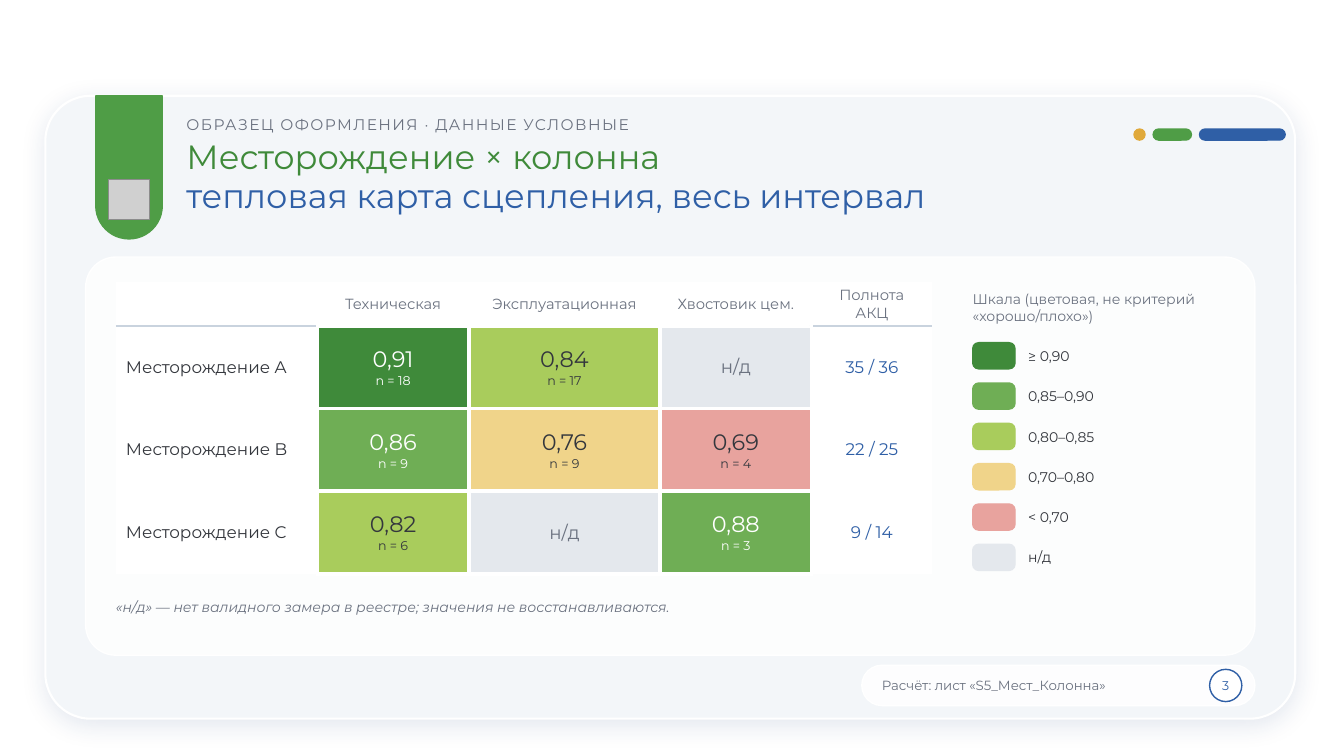
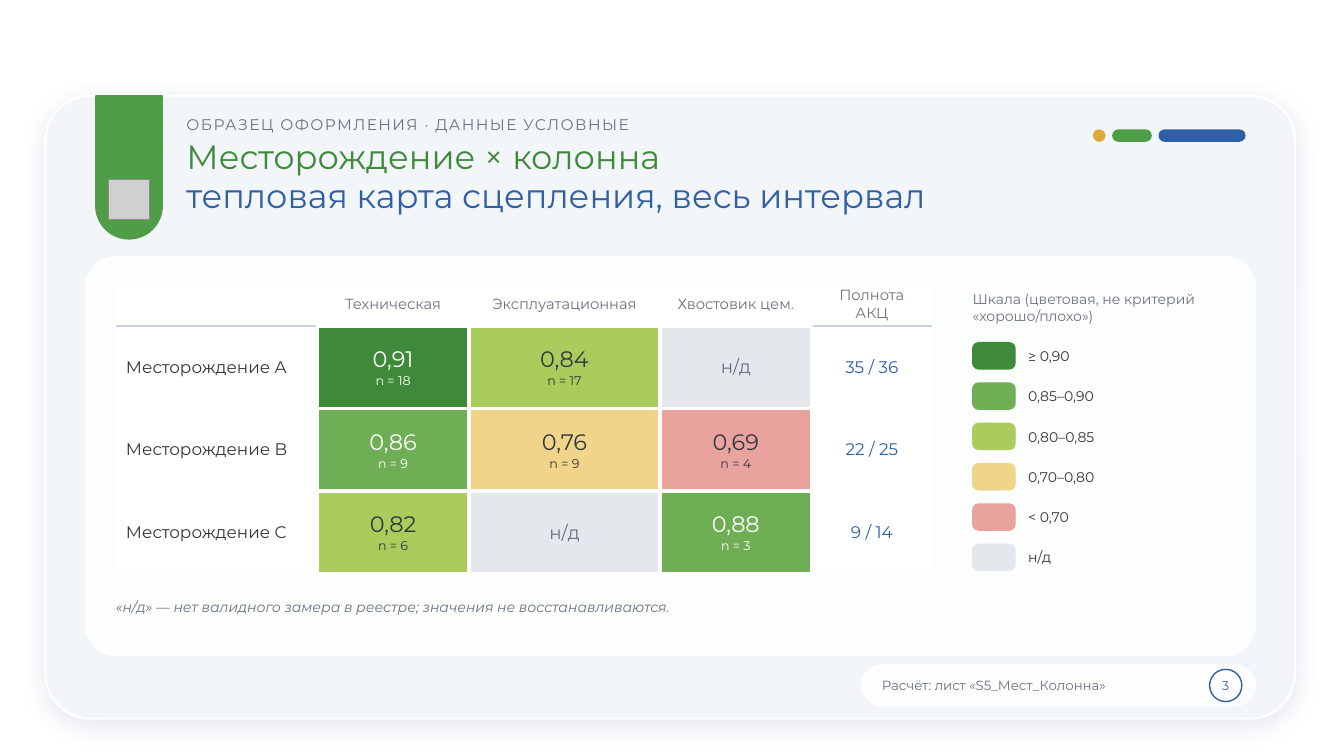
Before and after one commit to cifroai/nestro, a slide deck: slide 3 of cementing_2025_2026/output/style_sample.pptx. Drawn at 1344x756 pixels with LibreOffice and Linux fonts; fonts in the diff are those of the drawing; grey boxes stand for pictures; background and template pictures are left out. Boxes give left, top, right and bottom in pixels: in the first picture for what was removed or moved away, otherwise in the second. Text is boxed around its words. In the diff, an @@ line names an element or a change of style, - is before the commit and + after.

```diff
--- a/cementing_2025_2026/output/style_sample.pptx
+++ b/cementing_2025_2026/output/style_sample.pptx
@@ 2 rounded rectangles, 1 ellipse moved together from (x1=1134, y1=129, x2=1286, y2=140) to (x1=1094, y1=130, x2=1245, y2=141) @@
```
Also in this commit, not shown: 3 other slides changed, 8 other files.
